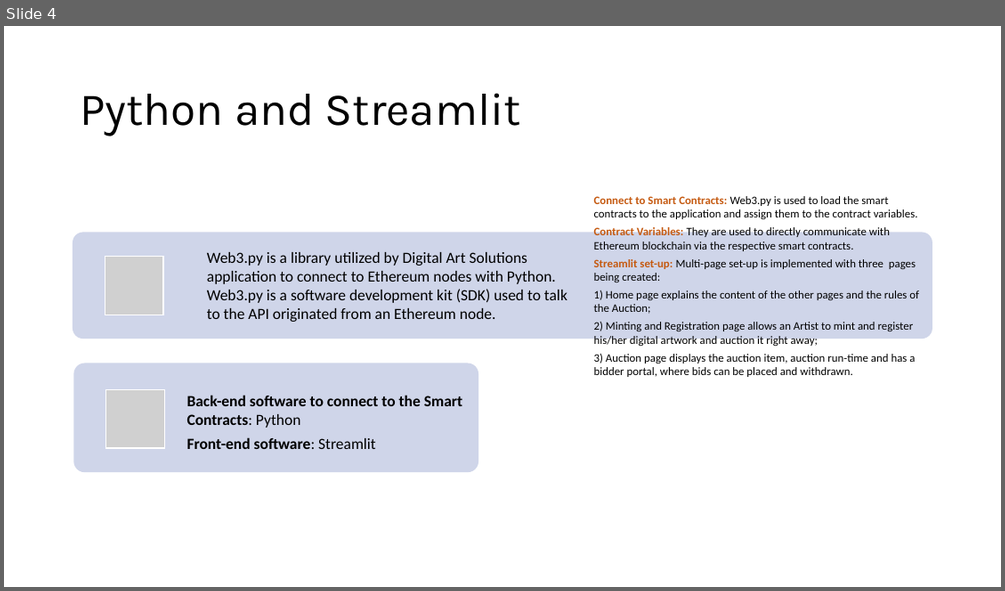
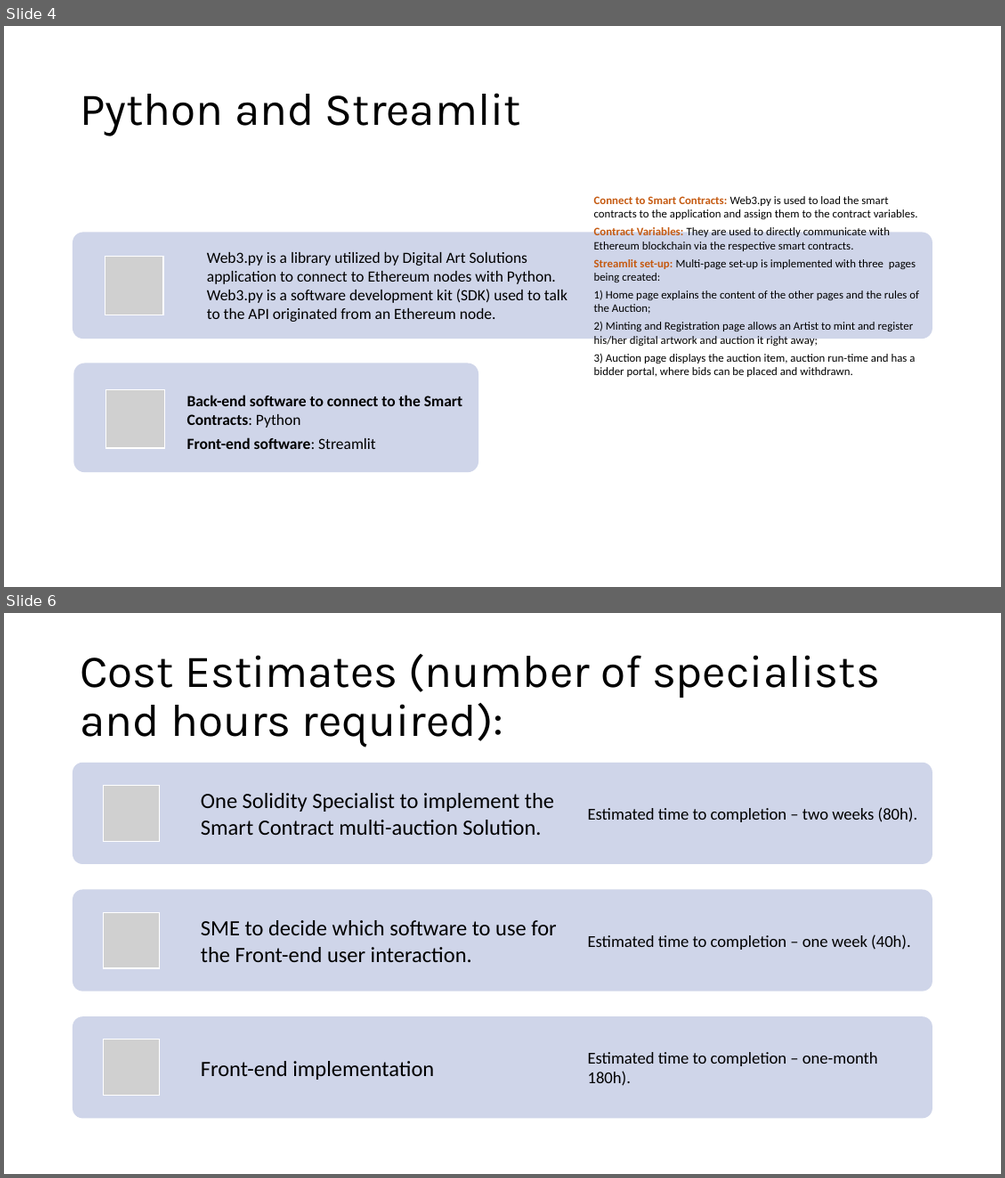
Before and after one commit to BorisDudkin/FinTech_Project_3_Digital_Art, a slide deck: Digital Art Solutions.pptx. Shown one above the other, each under a label of ours: slide 4 before the commit, slides 4 and 6 after it; the slides between them are not shown. The pictures are 1005x591 and 1005x1178 pixels, drawn with LibreOffice and Linux fonts; fonts in the diff are those of the drawing; grey boxes stand for pictures. Boxes give left, top, right and bottom in pixels: in the first picture for what was removed or moved away, otherwise in the second. Text is boxed around its words. In the diff, an @@ line names an element or a change of style, - is before the commit and + after.

```diff
--- a/Digital Art Solutions.pptx
+++ b/Digital Art Solutions.pptx
@@ slide 6 added at (4, 613, 1001, 1174), background #FFFFFF @@
@@ title added at (80, 654, 880, 747), 44 pt, text #000000 @@
+Cost Estimates (number of specialists and hours required):
@@ group added at (73, 763, 933, 1119): 6 texts, 3 rounded rectangles, 3 pictures @@
+One Solidity Specialist to implement the Smart Contract multi-auction Solution.
+Estimated time to completion – two weeks (80h).
+SME to decide which software to use for the Front-end user interaction.
+Estimated time to completion – one week (40h).
+Front-end implementation
+Estimated time to completion – one-month 180h).
```
Also in this commit, not shown: 2 slides changed, 2 other slides added.
